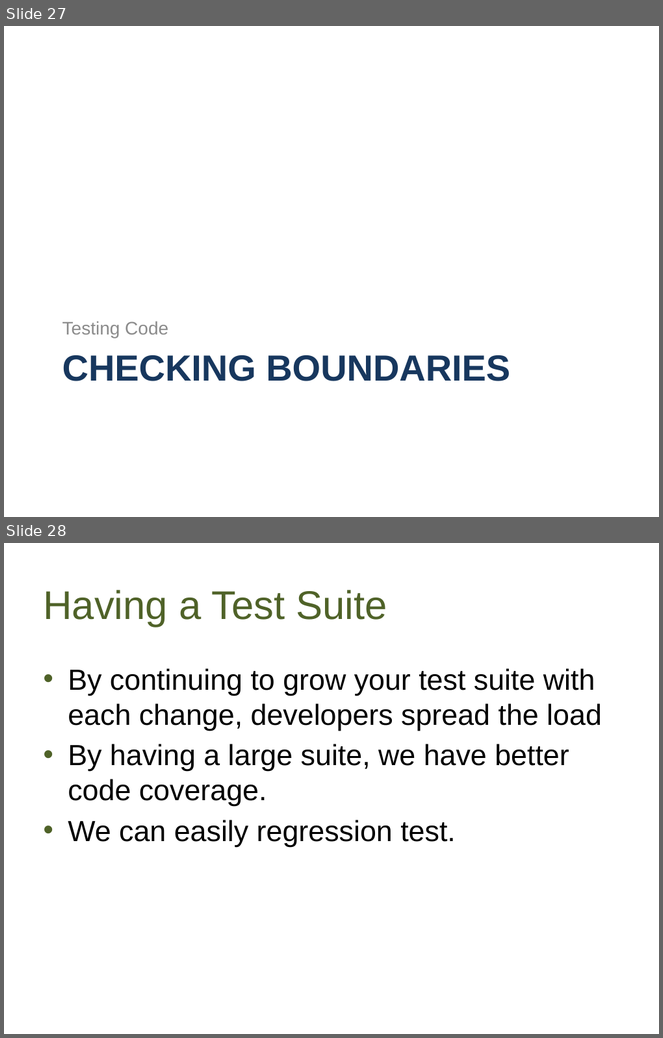
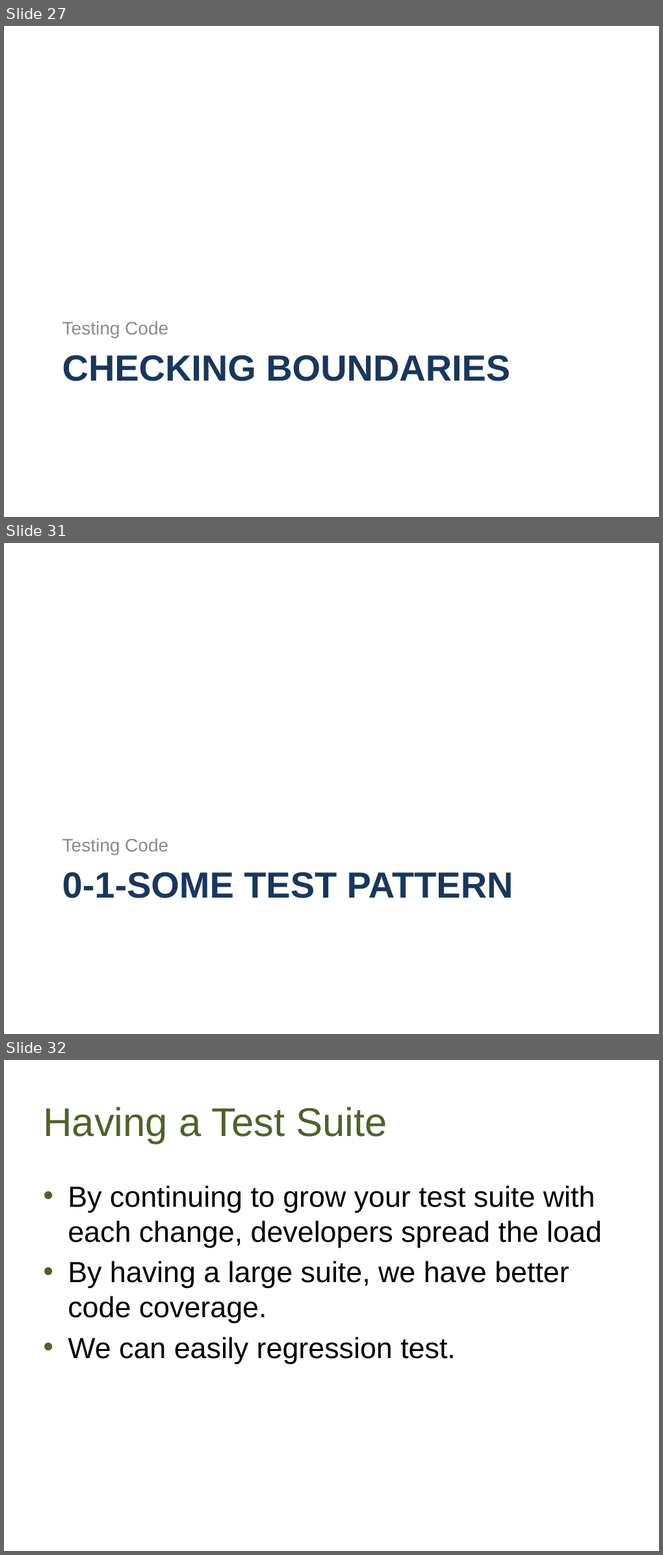
Before and after one commit to way0utwest/UnitTestingTSQL, a slide deck: UnitTestingTSQL.pptx. Shown one above the other, each under a label of ours: slides 27 and 28 before the commit, slides 27, 31 and 32 after it; the slides between them are not shown. The pictures are 663x1038 and 663x1555 pixels, drawn with LibreOffice and Linux fonts; fonts in the diff are those of the drawing; background and template pictures are left out. Boxes give left, top, right and bottom in pixels: in the first picture for what was removed or moved away, otherwise in the second. Text is boxed around its words. In the diff, an @@ line names an element or a change of style, - is before the commit and + after.

Commit message:
New slides for demos, added the 0-1-some pattern in case there is time

```diff
--- a/UnitTestingTSQL.pptx
+++ b/UnitTestingTSQL.pptx
@@ slide 31 added at <box>4,543,659,1034</box>, background picture (left out) @@
@@ text added at <box>62,839,168,855</box>, 20 pt, text #8C8C8C @@
+Testing Code
@@ title added at <box>62,873,514,899</box>, 40 pt, text #17375E, bold @@
+0-1-SOME TEST PATTERN
@@ what was slide 28 is now slide 32 @@
```
Also in this commit, not shown: 2 slides changed, 4 other slides added, 6 other files.
